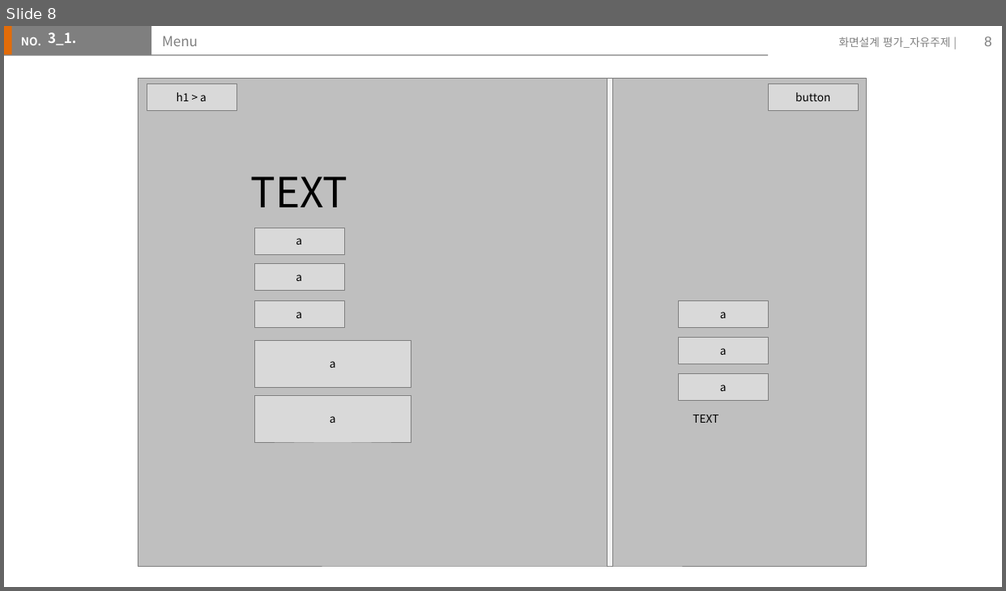
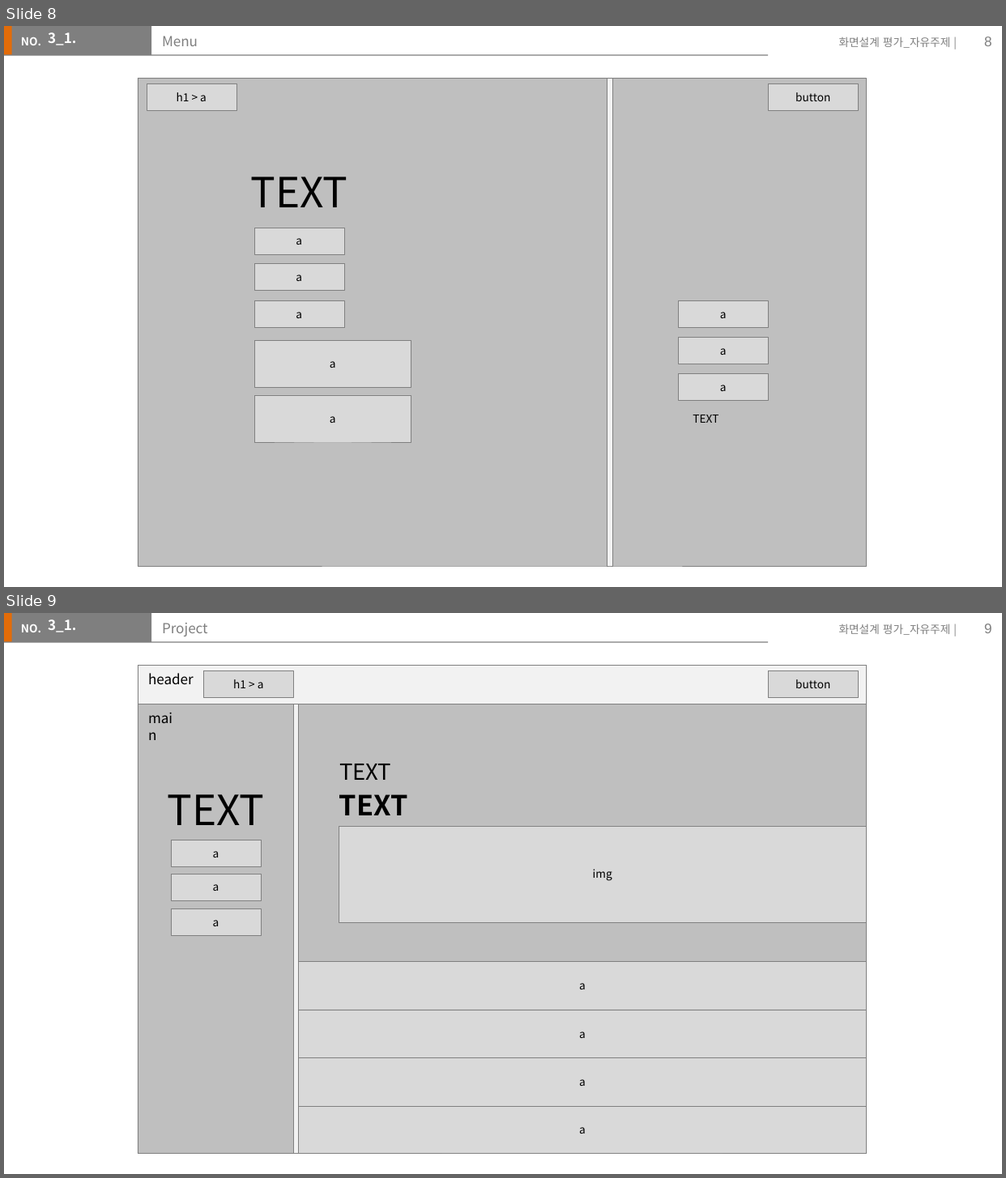
Before and after one commit to Jangyusu/project_portfolio, a slide deck: storyBorad/스토리보드(장유수).pptx. Shown one above the other, each under a label of ours: slide 8 before the commit, slides 8 and 9 after it. The pictures are 1006x591 and 1006x1178 pixels, drawn with LibreOffice and Linux fonts; fonts in the diff are those of the drawing. Boxes give left, top, right and bottom in pixels: in the first picture for what was removed or moved away, otherwise in the second. Text is boxed around its words. In the diff, an @@ line names an element or a change of style, - is before the commit and + after.

```diff
--- a/storyBorad/스토리보드(장유수).pptx
+++ b/storyBorad/스토리보드(장유수).pptx
@@ slide 9 added at [4, 613, 1002, 1174], background #FFFFFF; not listed: 5 template elements that a slide beside it also shows @@
@@ text added at [48, 619, 76, 632], 10 pt, text #FFFFFF, bold @@
+3_1.
@@ title added at [162, 623, 208, 636], 10 pt, text #7F7F7F @@
+Project
@@ page number added at [984, 624, 992, 633], 10 pt, text #7F7F7F @@
+9
@@ rectangle added at [138, 665, 866, 1154], fill #FFFFFF, outline #3A5F8C 0.25 pt @@
@@ rectangle added at [138, 665, 866, 704], fill #F2F2F2, outline #808080 0.25 pt @@
@@ text added at [148, 673, 194, 685], 10 pt, text #000000 @@
+header
@@ rectangle added at [203, 671, 293, 698], fill #D9D9D9, outline #808080 0.25 pt, 8 pt, text #000000 @@
+h1 > a
@@ rectangle added at [769, 671, 859, 698], fill #D9D9D9, outline #808080 0.25 pt, 8 pt, text #000000 @@
+button
@@ rectangle added at [138, 704, 866, 1153], fill #BFBFBF, outline #808080 0.25 pt @@
@@ text added at [138, 705, 190, 732], 10 pt, text #000000 @@
+main
@@ rectangle added at [293, 704, 298, 1153], fill #F2F2F2, outline #808080 0.25 pt @@
@@ text added at [339, 764, 391, 780], 16 pt, text #000000 @@
+TEXT
@@ text added at [168, 794, 265, 825], 30 pt, text #000000 @@
+TEXT
@@ text added at [339, 794, 408, 815], 20 pt, text #000000, bold @@
+TEXT
@@ rectangle added at [339, 827, 866, 923], fill #D9D9D9, outline #808080 0.25 pt, 8 pt, text #000000 @@
+img
@@ rectangle added at [171, 841, 261, 867], fill #D9D9D9, outline #808080 0.25 pt, 8 pt, text #000000 @@
+a
@@ rectangle added at [171, 874, 261, 901], fill #D9D9D9, outline #808080 0.25 pt, 8 pt, text #000000 @@
+a
@@ rectangle added at [171, 909, 261, 936], fill #D9D9D9, outline #808080 0.25 pt, 8 pt, text #000000 @@
+a
@@ rectangle added at [298, 961, 866, 1009], fill #D9D9D9, outline #808080 0.25 pt, 8 pt, text #000000 @@
+a
@@ rectangle added at [298, 1010, 866, 1058], fill #D9D9D9, outline #808080 0.25 pt, 8 pt, text #000000 @@
+a
@@ rectangle added at [298, 1058, 866, 1106], fill #D9D9D9, outline #808080 0.25 pt, 8 pt, text #000000 @@
+a
@@ rectangle added at [298, 1106, 866, 1153], fill #D9D9D9, outline #808080 0.25 pt, 8 pt, text #000000 @@
+a
```
Also in this commit, not shown: 3 slides changed, 3 other slides added, 19 slides removed, 6 other files.
